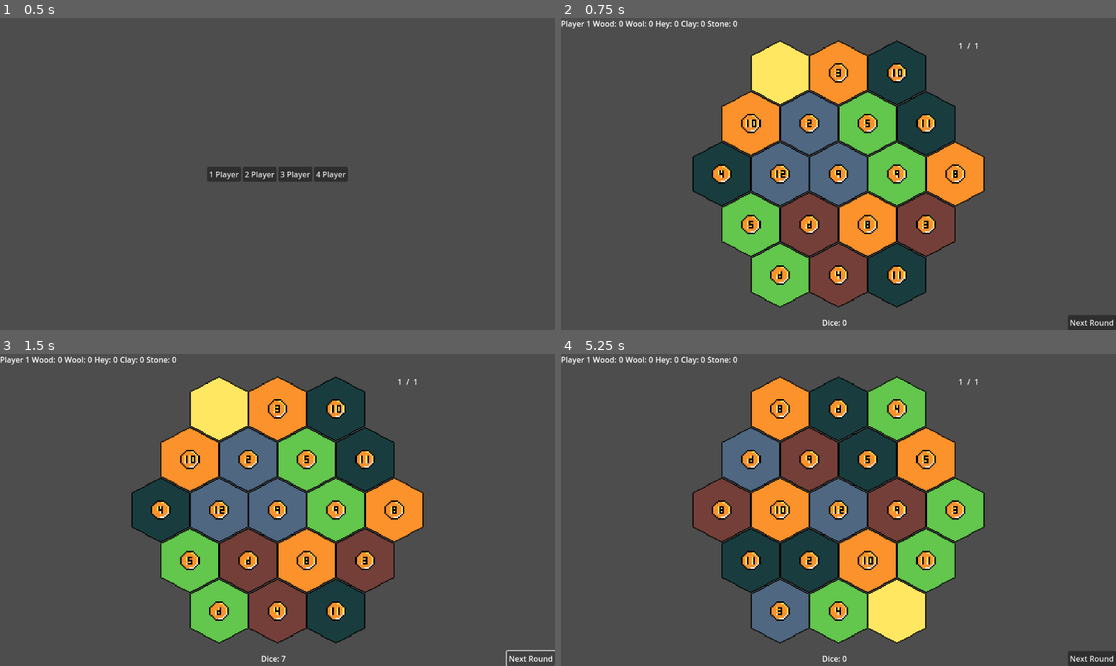
Above: before the commit, frames 1-4 (two rows, left to right).
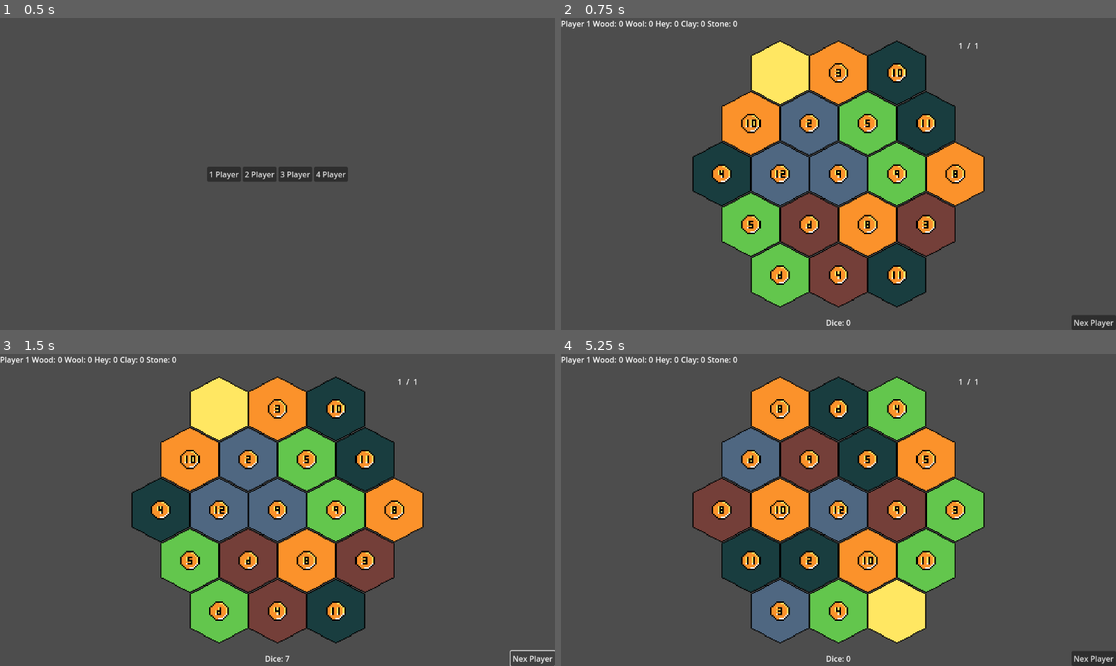
Above: after the commit, the same moments.

Repository: LeoBasov/settlers
Game: Godot game, scene res://src/menus/main_menu.tscn
Same seed, same stepped clock (60 frames per second), same inputs: the game is played once before the commit and once after it.
Inputs (mouse positions are in pixels of both pictures, inside the frame that each line leads up to):
- Up to frame 1 (0.5 s): no input
- Up to frame 2 (0.75 s): click "1 Player" at 0.5 s
- Up to frame 3 (1.5 s): click "Next Round" (after the commit: "Nex Player") at 1.25 s
- Up to frame 4 (5.25 s): click "Next Round" (after the commit: "Nex Player") at 2 s; click "Next Round" (after the commit: "Nex Player") at 2.75 s; tap Enter at 3.5 s; move the mouse to (738, 485) at 3.52 s; click (738, 485) at 3.6 s; tap R (reset) at 4.25 s; move the mouse to (705, 485) at 4.27 s; click (705, 485) at 4.35 s; click "1 Player" at 5 s

Frame 1 is identical in both runs. In frame 2, 0.2% of the frame differs, in the area x 47-100%, y 95-100%; in frame 3, 0.2%; in frame 4, 0.2%.

Commit message:
implemented correct turn change

Diff:
--- a/Settlers/src/game/game.gd
+++ b/Settlers/src/game/game.gd
@@ -43,11 +43,11 @@
 func _on_ui_next() -> void:
 	if player_id < (max_player - 1):
 		player_id += 1
-		_change_player()
 	else:
 		player_id = 0
-		_change_player()
-		_end_turn()
+
+	_change_player()
+	_end_turn()
 
 
 func _on_board_update_ui() -> void:
--- a/Settlers/src/ui/ui.gd
+++ b/Settlers/src/ui/ui.gd
@@ -47,8 +47,3 @@
 	may_player_nr = may_player_nr_
 	$Separator/CurrentPlayer.text = str(current_player + 1)
 	$Separator/TotalPlayer.text = str(may_player_nr)
-
-	if current_player + 1 == may_player_nr:
-		$Bottons/Button.text = "Next Round"
-	else:
-		$Bottons/Button.text = "Next Player"
